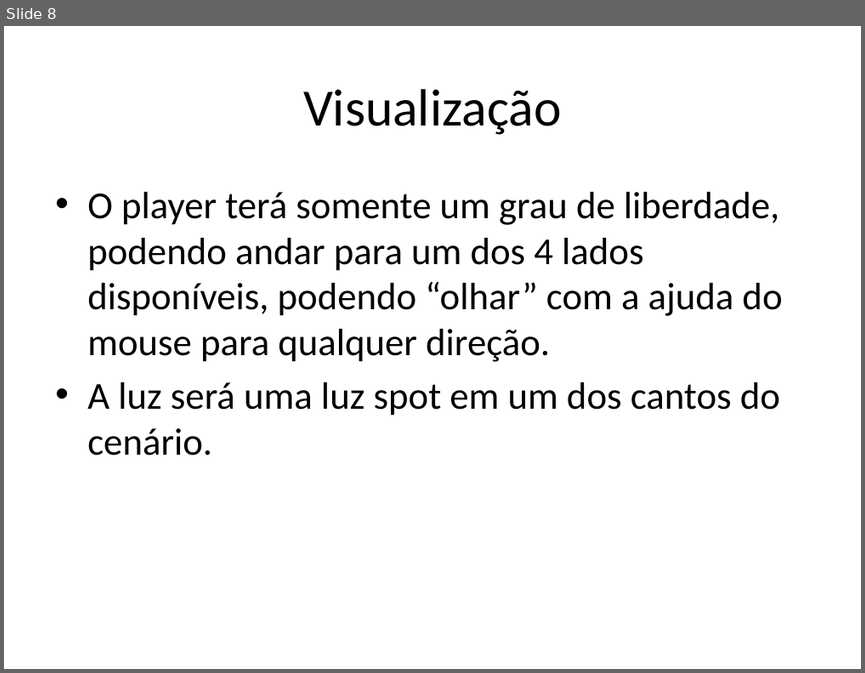
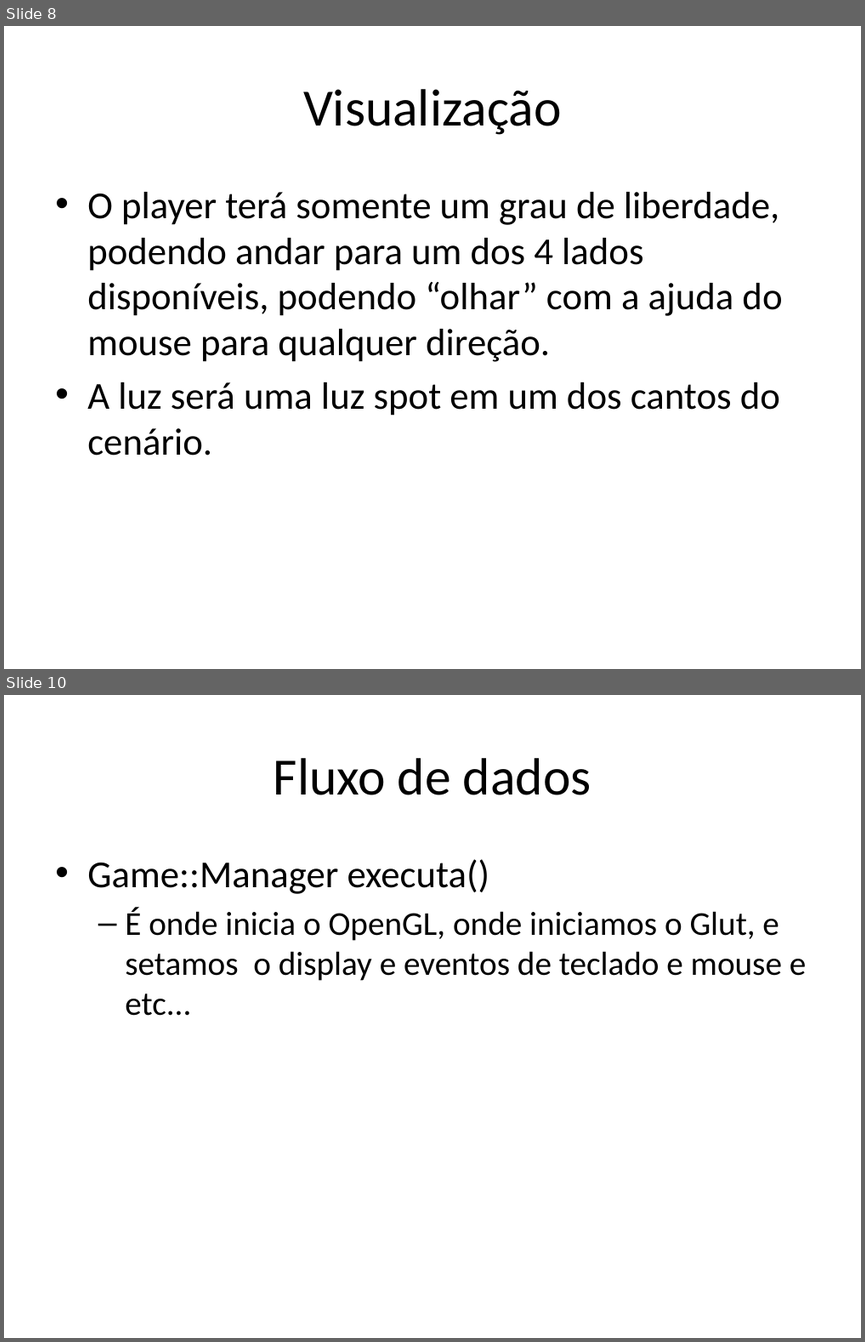
Before and after one commit to Ziul/glmaze, a slide deck: Apresentação/PacMan 3D.pptx. Shown one above the other, each under a label of ours: slide 8 before the commit, slides 8 and 10 after it; the slides between them are not shown. The pictures are 865x673 and 865x1342 pixels, drawn with LibreOffice and Linux fonts; fonts in the diff are those of the drawing. Boxes give left, top, right and bottom in pixels: in the first picture for what was removed or moved away, otherwise in the second. Text is boxed around its words. In the diff, an @@ line names an element or a change of style, - is before the commit and + after.

```diff
--- a/Apresentação/PacMan 3D.pptx
+++ b/Apresentação/PacMan 3D.pptx
@@ slide 10 added at (4, 695, 861, 1338), background #FFFFFF @@
@@ title added at (273, 758, 591, 795), 44 pt, text #000000 @@
+Fluxo de dados
@@ text added at (87, 859, 806, 1015), 28 pt, text #000000 @@
+• Game::Manager executa()
+  – É onde inicia o OpenGL, onde iniciamos o Glut, e setamos o display e eventos de teclado e mouse e etc...
```
Also in this commit, not shown: 5 other slides added.
